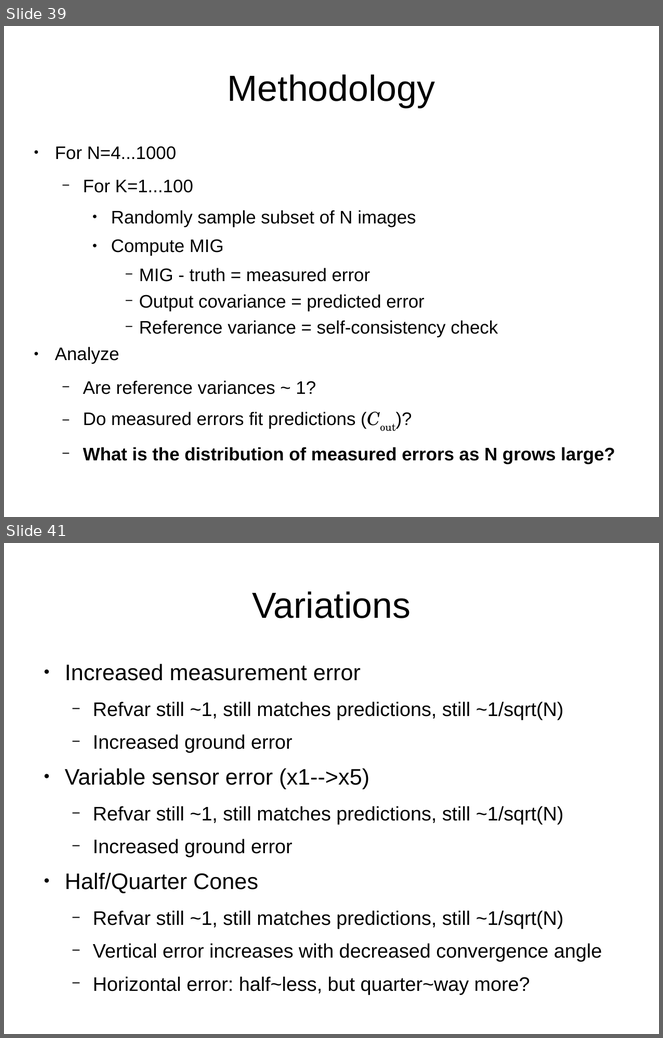
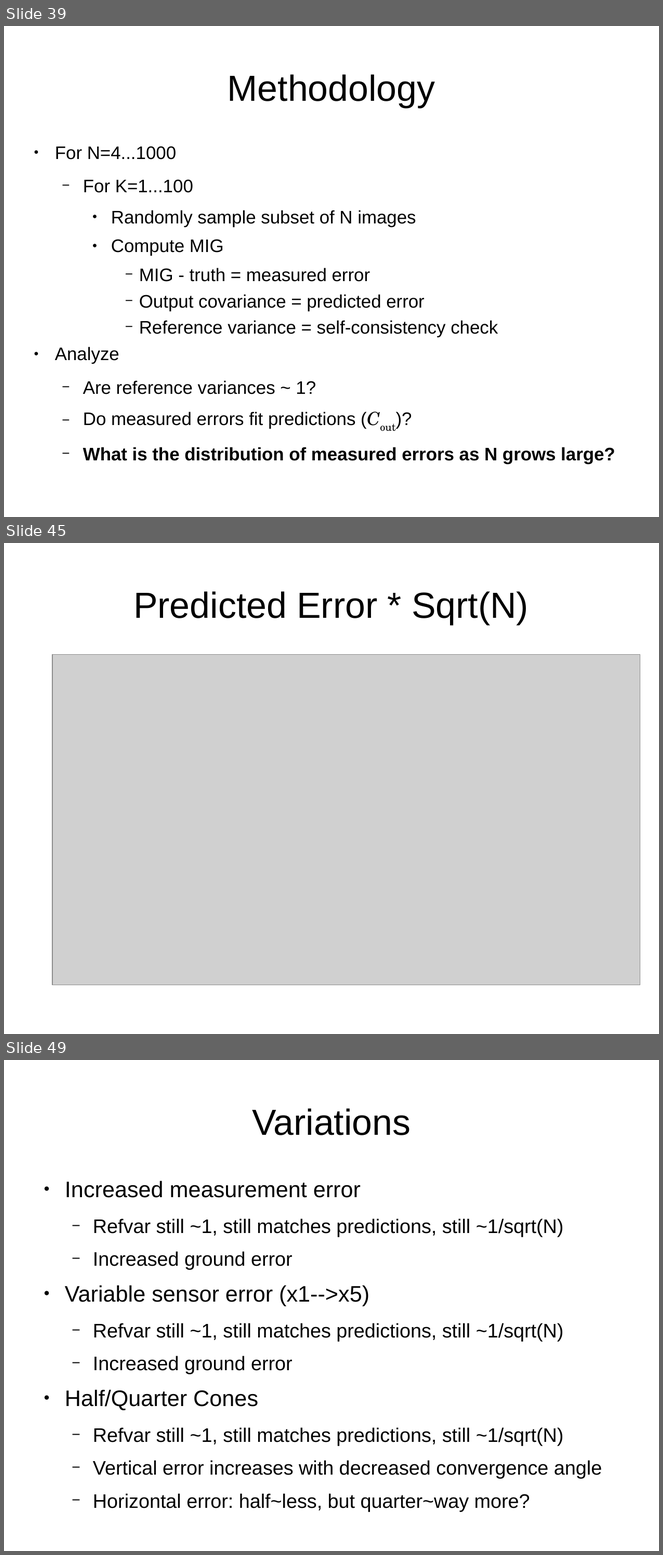
Before and after one commit to sethmerickel/Multi-Image-Geopositioning, a slide deck: papers/fresno2017.odp. Shown one above the other, each under a label of ours: slides 39 and 41 before the commit, slides 39, 45 and 49 after it; the slides between them are not shown. The pictures are 663x1038 and 663x1555 pixels, drawn with LibreOffice and Linux fonts; fonts in the diff are those of the drawing; grey boxes stand for pictures. Boxes give left, top, right and bottom in pixels: in the first picture for what was removed or moved away, otherwise in the second. Text is boxed around its words. In the diff, an @@ line names an element or a change of style, - is before the commit and + after.

```diff
--- a/papers/fresno2017.odp
+++ b/papers/fresno2017.odp
@@ slide 45 added at [4,543,659,1034], background #FFFFFF @@
@@ title added at [133,591,529,625], 44 pt, text #000000 @@
+Predicted Error * Sqrt(N)
@@ picture added at [52,655,640,986] @@
@@ what was slide 41 is now slide 49 @@
```
Also in this commit, not shown: 2 slides changed, 7 other slides added, 1 other file.
